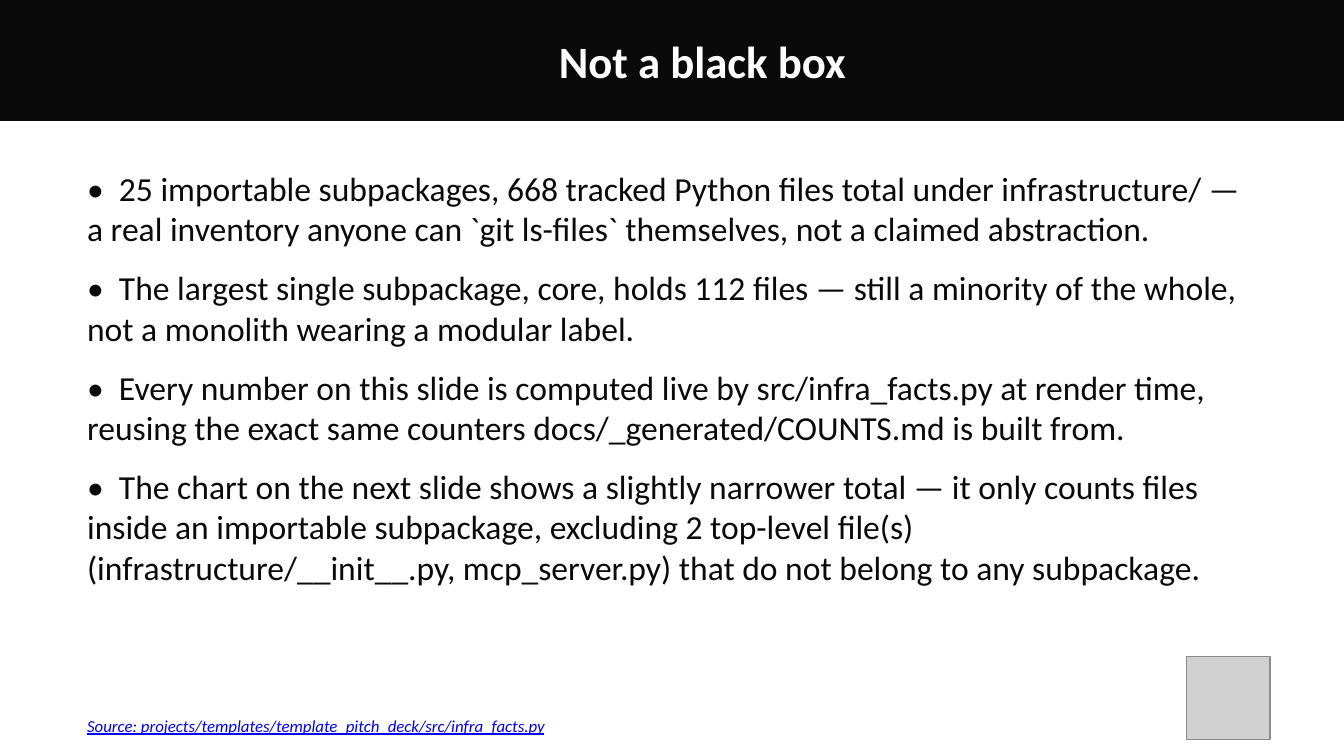
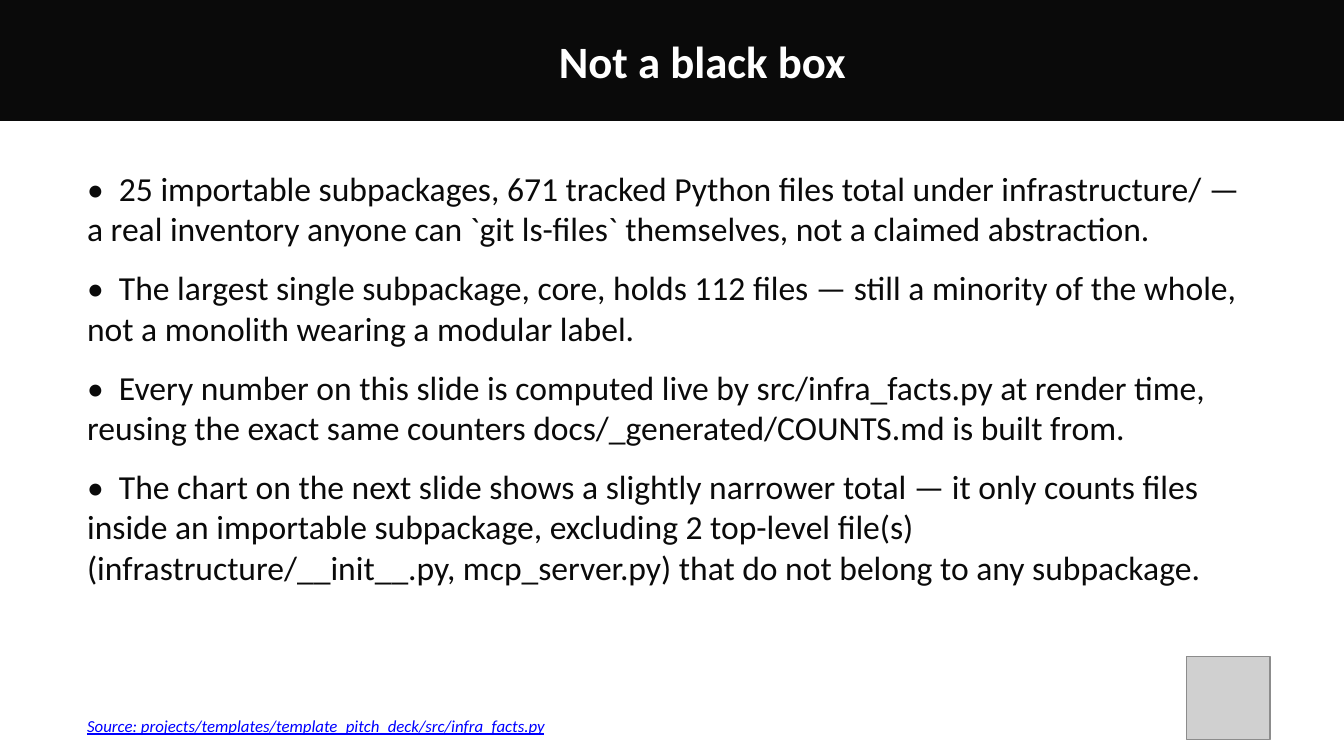
Before and after one commit to docxology/template-pitch-deck, a slide deck: slide 45 of output/pptx/template_template_pitch_long.pptx. Drawn at 1344x756 pixels with LibreOffice and Linux fonts; fonts in the diff are those of the drawing; grey boxes stand for pictures. Boxes give left, top, right and bottom in pixels: in the first picture for what was removed or moved away, otherwise in the second. Text is boxed around its words. In the diff, an @@ line names an element or a change of style, - is before the commit and + after.

```diff
--- a/output/pptx/template_template_pitch_long.pptx
+++ b/output/pptx/template_template_pitch_long.pptx
@@ text at [87,177,1201,247]: text changed @@
-• 25 importable subpackages, 668 tracked Python files total under infrastructure/ — a real inventory anyone can `git ls-files` themselves, not a claimed abstraction.
+• 25 importable subpackages, 671 tracked Python files total under infrastructure/ — a real inventory anyone can `git ls-files` themselves, not a claimed abstraction.
```
Also in this commit, not shown: 3 other slides changed, 27 other files.
